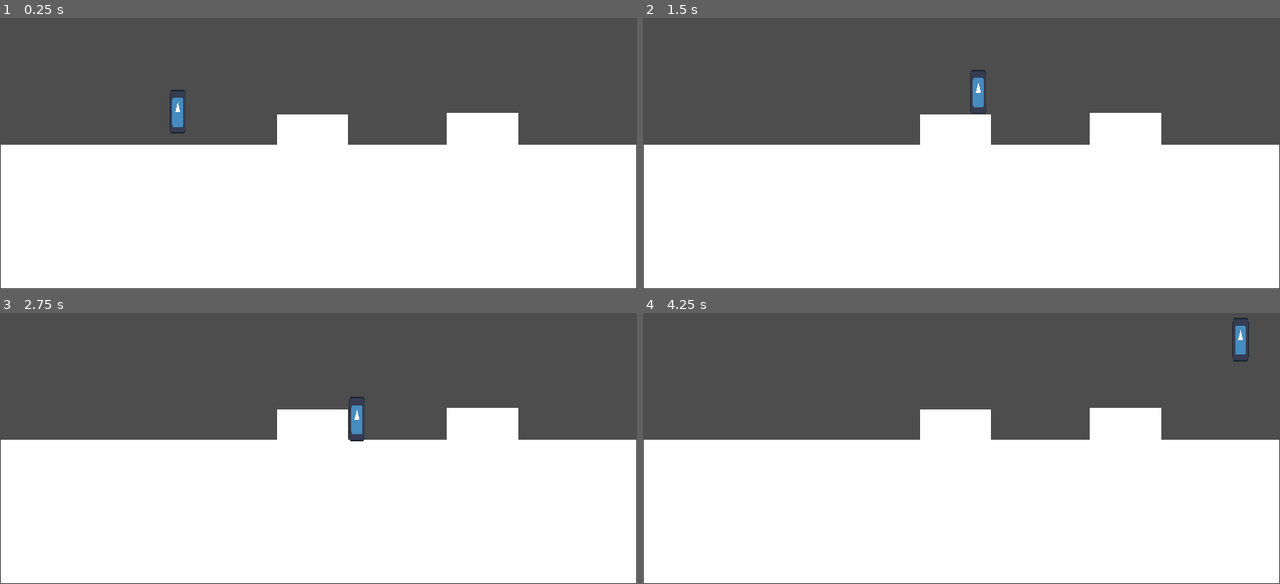
Above: before the commit, frames 1-4 (two rows, left to right).
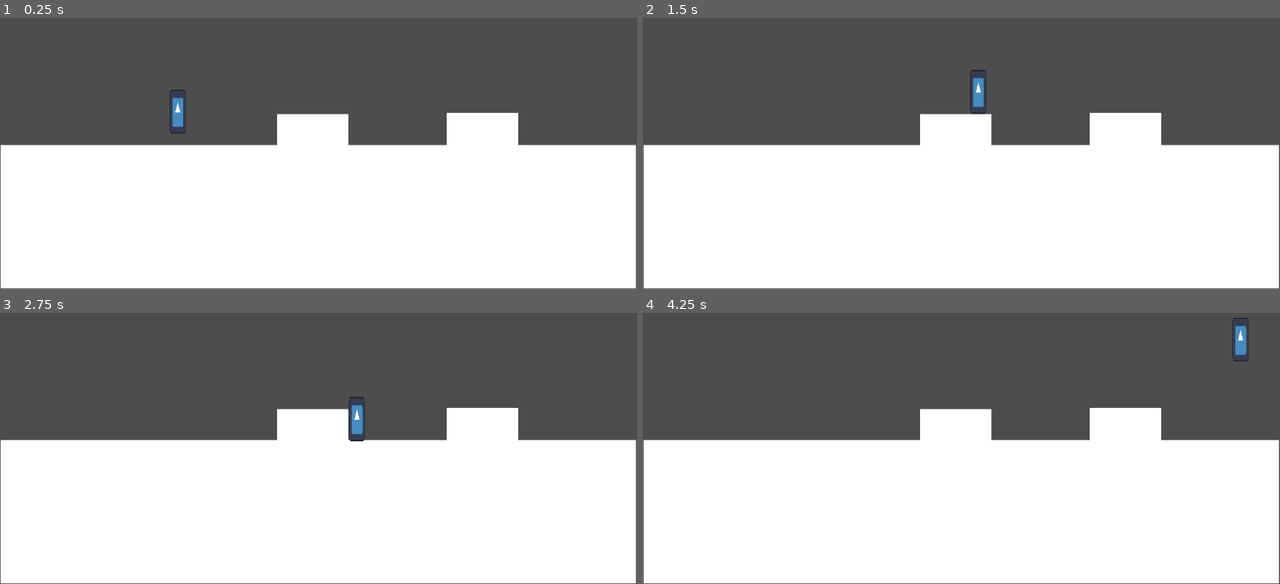
Above: after the commit, the same moments.

Repository: North-Chime-Studios/Golem-Garrison
Game: Godot game, scene res://Scenes/main.tscn
Same seed, same stepped clock (60 frames per second), same inputs: the game is played once before the commit and once after it. After the commit the project has no main scene; this scene is started directly in both runs. The engine's default icon, where the game draws it, is replaced by a stand-in: a white triangle on a blue panel in a dark square.
Inputs:
- Up to frame 1 (0.25 s): no input
- Up to frame 2 (1.5 s): hold D (Right) from 0.53 s (still down); tap Space (Jump) at 0.77 s
- Up to frame 3 (2.75 s): tap Space (Jump) at 1.52 s; release D (Right) at 2.03 s; hold A (Left) from 2.03 s (still down)
- Up to frame 4 (4.25 s): tap Enter at 2.75 s; release A (Left) at 2.78 s; hold D (Right) from 2.78 s (still down); tap Space (Jump) at 3.02, 3.77 s

The runs differ from the first frame. In frame 1, 0.7% of the frame differs, in the area x 0-100%, y 27-100%; in frame 2, 0.7%; in frame 3, 0.7%; in frame 4, 0.8%, in the area x 0-100%, y 2-100%.

Commit message:
Start_screen

Diff:
--- /dev/null
+++ b/Scenes/saves_scene.tscn
@@ -0,0 +1,3 @@
+[gd_scene format=3 uid="uid://jn5s2gh6vlht"]
+
+[node name="Saves_Scene" type="Node2D"]
--- /dev/null
+++ b/Scenes/start_screen.tscn
@@ -0,0 +1,24 @@
+[gd_scene load_steps=2 format=3 uid="uid://dtcnwl1glby2b"]
+
+[ext_resource type="Texture2D" uid="uid://kk3ev8nkv1pf" path="res://Bilder Placeholders/Skjermbilde 2024-03-11 125910.png" id="1_sab2v"]
+
+[node name="Start_screen" type="Node2D"]
+
+[node name="Placeholder_sprite" type="Sprite2D" parent="."]
+position = Vector2(575.625, 325.25)
+scale = Vector2(0.556295, 0.728555)
+texture = ExtResource("1_sab2v")
+
+[node name="Camera2D" type="Camera2D" parent="Placeholder_sprite"]
+
+[node name="Start_button_Start_Screen" type="Button" parent="."]
+offset_left = 393.0
+offset_top = 279.0
+offset_right = 690.0
+offset_bottom = 435.0
+
+[node name="Exit_button_start_screen" type="Button" parent="."]
+offset_left = 377.0
+offset_top = 466.0
+offset_right = 700.0
+offset_bottom = 604.0
--- a/project.godot
+++ b/project.godot
@@ -11,13 +11,12 @@
 [application]
 
 config/name="Golem Garrison"
-run/main_scene="res://Scenes/main.tscn"
 config/features=PackedStringArray("4.2", "GL Compatibility")
 config/icon="res://icon.svg"
 
 [display]
 
-window/stretch/mode="canvas_items"
+window/stretch/mode="viewport"
 
 [input]
 
Binary file added: Bilder Placeholders/Skjermbilde 2024-03-11 125910.png
Not shown, added: Bilder Placeholders/Skjermbilde 2024-03-11 125910.png.import
